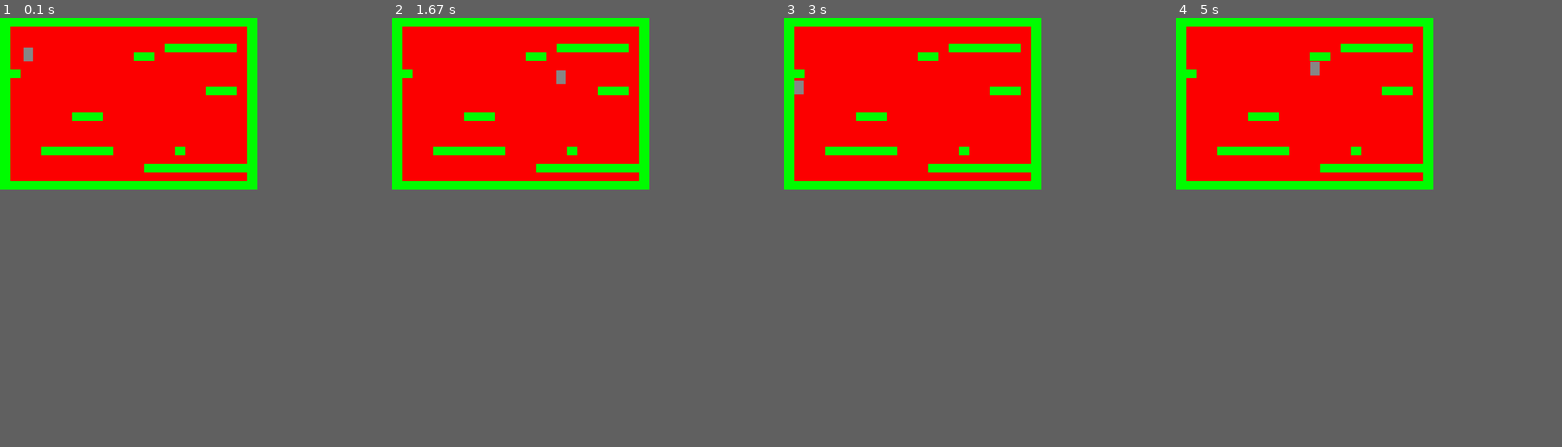
Above: before the commit, frames 1-4 (left to right).
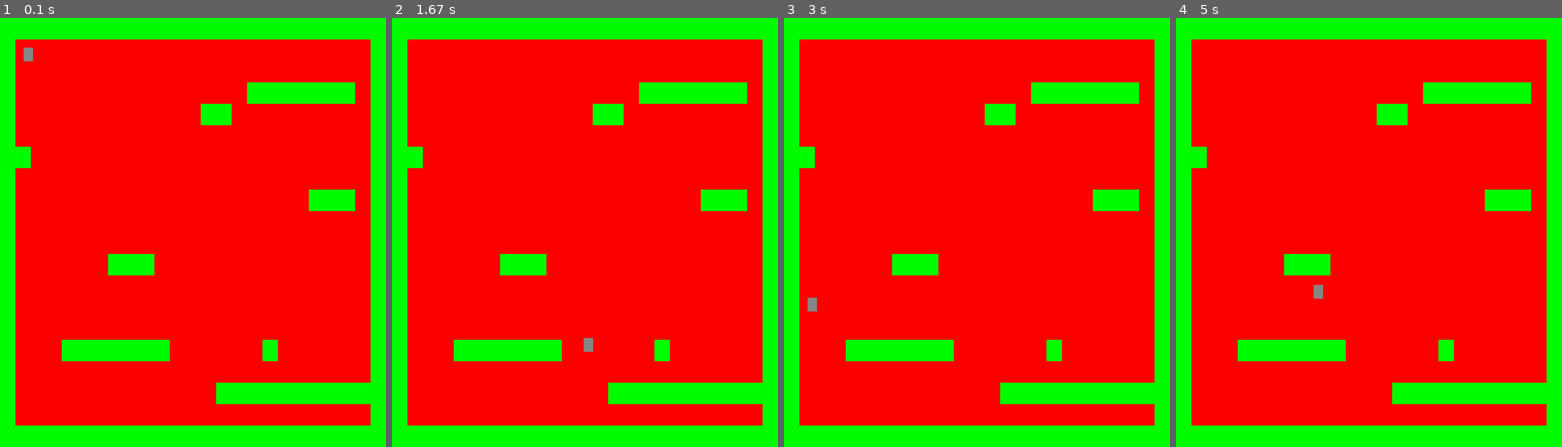
Above: after the commit, the same moments.

Repository: Ryastan/YLyceum_Game
Game: pygame game, started from Game on PyGame/main.py
Two runs of this game, one before a commit and one after it. Both use one fixed random seed, a clock stepped at 60 frames per second and the inputs below.
Inputs:
- Up to frame 1 (0.1 s): no input
- Up to frame 2 (1.67 s): hold Right 0.33-0.8 s; hold Up 0.83-1.13 s; hold Right 1.17-1.63 s
- Up to frame 3 (3 s): hold Left 1.67-2.2 s; hold Left 2.23-2.63 s; hold Up from 2.67 s (still down)
- Up to frame 4 (5 s): release Up at 3.03 s; hold Right 3.07-3.7 s; hold Left 3.73-4.2 s; hold Right 4.23-4.7 s; hold Up from 4.73 s (still down)
The window is 540x360 before the commit and 810x900 after it. Grey fills any space a smaller window leaves; there, only what the larger window draws over its background counts as a difference.

The runs differ from the first frame. In frame 1, 25% of the frame differs, in the area x 0-100%, y 0-100%; in frame 2, 26%; in frame 3, 26%; in frame 4, 26%.

Commit message:
Новая ветка

Diff:
--- a/Game on PyGame/main.py
+++ b/Game on PyGame/main.py
@@ -6,7 +6,7 @@
 from blocks import Platforms
 
 run_game = True #
-W, H = 600, 400 #Ширина и высота окна
+W, H = 900, 1000 #Ширина и высота окна
 clock = pygame.time.Clock()
 FPS = 60 #ФПС игры
 
